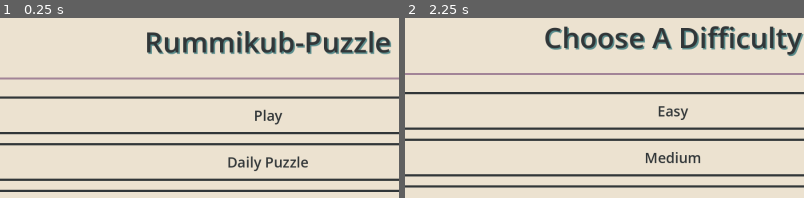
Above: before the commit, frames 1-2 (left to right).
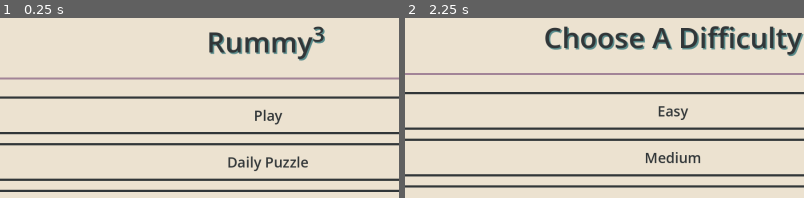
Above: after the commit, the same moments.

Repository: DaltonBaum/RummyCubed
Game: Godot game, scene res://scenes/main_menu.tscn
The game is run twice, just before and just after one commit, with the same random seed, the same clock (stepped at 60 frames per second) and the same inputs.
Inputs:
- Up to frame 1 (0.25 s): no input
- Up to frame 2 (2.25 s): click "Play" at 0.5 s; click "Back" at 1.25 s; click "Play" at 2 s
The pictures show only the part of the screen within x 16-66%, y 14-64%; the shares and areas given below are measured in that part.

The runs differ from the first frame. In frame 1, 4.3% of the frame differs, in the area x 36-98%, y 4-24%; in frame 2, nothing differs.

Commit message:
Updated title of the game

Diff:
--- a/project.godot
+++ b/project.godot
@@ -10,7 +10,7 @@
 
 [application]
 
-config/name="Rummikub-Game"
+config/name="Rummy3"
 run/main_scene="res://scenes/main_menu.tscn"
 config/features=PackedStringArray("4.3", "Mobile")
 config/icon="res://icon.svg"
@@ -27,10 +27,6 @@
 window/size/window_width_override=1800
 window/size/window_height_override=810
 
-[dotnet]
-
-project/assembly_name="Rummikub-Game"
-
 [input_devices]
 
 pointing/emulate_touch_from_mouse=true
--- /dev/null
+++ b/resources/superscript.tres
@@ -0,0 +1,18 @@
+[gd_resource type="RichTextEffect" load_steps=2 format=3 uid="uid://b2lhu2bn8ir1f"]
+
+[sub_resource type="GDScript" id="GDScript_bpyhh"]
+script/source = "@tool
+extends RichTextEffect
+
+var bbcode = \"sup\"
+
+func _process_custom_fx(char_fx : CharFXTransform):
+
+	char_fx.offset = Vector2(0, char_fx.env.offset_y if char_fx.env.has(\"offset_y\") else -32)
+	char_fx.transform.x = Vector2(0.75, 0)
+	char_fx.transform.y = Vector2(0, 0.75)
+	return true
+"
+
+[resource]
+script = SubResource("GDScript_bpyhh")
--- a/resources/ui_theme.tres
+++ b/resources/ui_theme.tres
@@ -49,4 +49,10 @@
 MarginContainer/constants/margin_left = 100
 MarginContainer/constants/margin_right = 100
 MarginContainer/constants/margin_top = 50
+RichTextLabel/colors/default_color = Color(0.192157, 0.211765, 0.219608, 1)
+RichTextLabel/colors/font_shadow_color = Color(0.345098, 0.545098, 0.545098, 1)
+RichTextLabel/constants/shadow_offset_x = 3
+RichTextLabel/constants/shadow_offset_y = 3
+RichTextLabel/font_sizes/bold_font_size = 64
+RichTextLabel/font_sizes/normal_font_size = 64
 VBoxContainer/constants/separation = 20
--- a/scenes/how_to_play.tscn
+++ b/scenes/how_to_play.tscn
@@ -41,7 +41,7 @@
 size_flags_vertical = 3
 theme_override_colors/font_shadow_color = Color(0, 0, 0, 0)
 theme_override_font_sizes/font_size = 24
-text = "You will be provided with a nearly complete rummikub board game with tiles placed into your hand. Your goal will be to place these tiles onto the game board such that you solve the game of rummikub. This can be done by either forming gro …(94 unchanged characters)…
+text = "You will be provided with a nearly complete board with tiles placed into your hand. Your goal will be to place these tiles onto the game board such that you solve the board. This can be done by either forming gro …(94 unchanged characters)…
 
 Good Luck!"
 horizontal_alignment = 1
--- a/scenes/main_menu.tscn
+++ b/scenes/main_menu.tscn
@@ -1,7 +1,8 @@
-[gd_scene load_steps=3 format=3 uid="uid://dua434ibuxywe"]
+[gd_scene load_steps=4 format=3 uid="uid://dua434ibuxywe"]
 
 [ext_resource type="Script" path="res://scenes/main_menu.gd" id="1_4ojtk"]
 [ext_resource type="Theme" uid="uid://cqyvw8e6h0gt3" path="res://resources/ui_theme.tres" id="1_s42cl"]
+[ext_resource type="RichTextEffect" uid="uid://b2lhu2bn8ir1f" path="res://resources/superscript.tres" id="3_gbpfp"]
 
 [node name="MainMenu" type="ColorRect"]
 anchors_preset = 15
@@ -26,10 +27,13 @@
 layout_mode = 2
 alignment = 1
 
-[node name="Label" type="Label" parent="MarginContainer/VBoxContainer"]
+[node name="RichTextLabel" type="RichTextLabel" parent="MarginContainer/VBoxContainer"]
 layout_mode = 2
-text = "Rummikub-Puzzle"
-horizontal_alignment = 1
+bbcode_enabled = true
+text = "[center]Rummy[sup]3[/sup][/center]"
+fit_content = true
+scroll_active = false
+custom_effects = [ExtResource("3_gbpfp")]
 
 [node name="HSeparator" type="HSeparator" parent="MarginContainer/VBoxContainer"]
 layout_mode = 2
Not shown, changed: README.md
